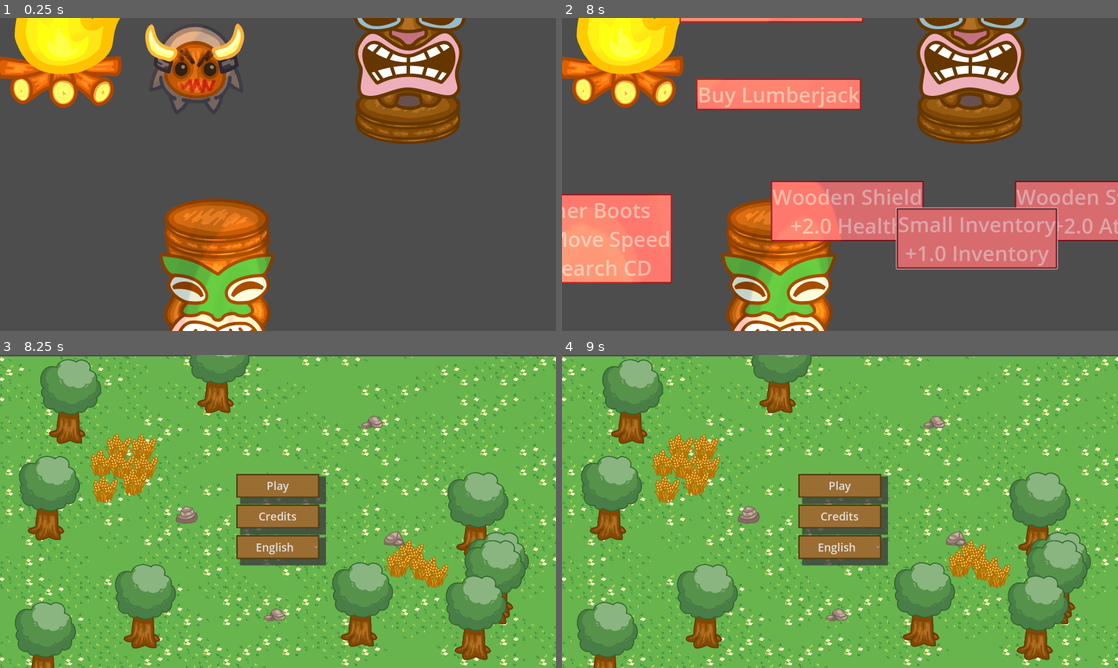
Above: before the commit, frames 1-4 (two rows, left to right).
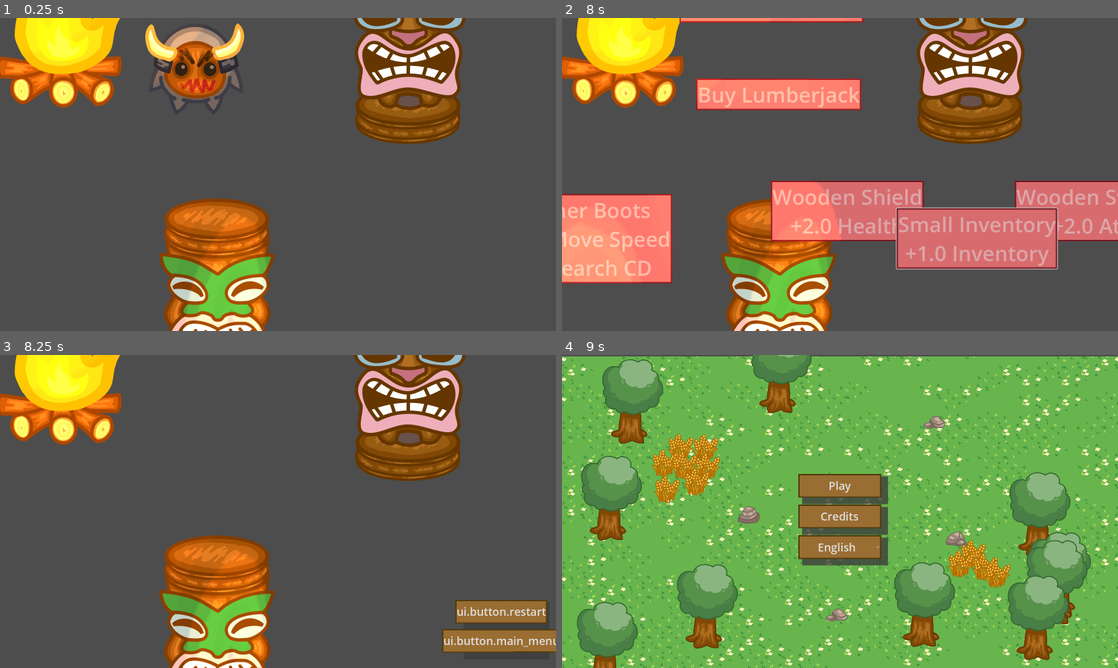
Above: after the commit, the same moments.

Repository: Kayno0o/gwj-86-godot
Game: Godot game, scene res://stages/tests/test_enemy_attack_totem.tscn
The game is run twice, just before and just after one commit, with the same random seed, the same clock (stepped at 60 frames per second) and the same inputs. This scene is started directly instead of the project's main scene.
Inputs (mouse positions are in pixels of both pictures, inside the frame that each line leads up to):
- Up to frame 1 (0.25 s): no input
- Up to frame 2 (8 s): tap Enter at 0.5, 4.25, 5.75 s; move the mouse to (623, 77) at 0.52 s; hold Right (go right) 0.53-1.28 s; tap K every 0.75 s from 0.6 to 7.35 s; click (623, 77) at 0.67 s; move the mouse to (778, 302) at 1.27 s; hold Down (go down) 1.28-2.03 s; click (778, 302) at 1.42 s; move the mouse to (967, 43) at 2.02 s; hold Right (go right) 2.03-2.78 s; click (967, 43) at 2.17 s; move the mouse to (812, 237) at 2.77 s; hold Up (go up) 2.78-3.53 s; click (812, 237) at 2.92 s; tap Space at 3.5, 5, 6.5 s; move the mouse to (1006, 221) at 3.52 s; hold Left (go left) 3.53-5.03 s; click (1006, 221) at 3.67 s; move the mouse to (673, 127) at 4.27 s; click (673, 127) at 4.42 s; move the mouse to (867, 174) at 5.02 s; hold Down (go down) 5.03-5.78 s; click (867, 174) at 5.17 s; move the mouse to (756, 96) at 5.77 s; hold Right (go right) 5.78-6.53 s; click (756, 96) at 5.92 s; move the mouse to (962, 158) at 6.52 s; hold Up (go up) 6.53-7.28 s; click (962, 158) at 6.67 s; move the mouse to (728, 190) at 7.27 s; hold Right (go right) from 7.28 s (still down); click (728, 190) at 7.42 s
- Up to frame 3 (8.25 s): move the mouse to (333, 442) at 8.02 s; release Right (go right) at 8.03 s; hold Down (go down) from 8.03 s (still down); tap K at 8.1 s; click (333, 442) at 8.17 s
- Up to frame 4 (9 s): release Down (go down) at 8.75 s; click (1062, 639) at 8.75 s, where only the run after the commit has a clickable "ui.button.main_menu"

Frames 1-2 are identical in both runs. In frame 3, 98% of the frame differs, in the area x 0-100%, y 0-100%; in frame 4, nothing differs.

Commit message:
feat:Death_screen
added death_screen

Diff:
--- /dev/null
+++ b/Ui/death_screen/death_screen.gd
@@ -0,0 +1,13 @@
+extends CanvasLayer
+
+func _ready() -> void:
+	for node in get_tree().get_nodes_in_group("interactable") :
+		node.visible = false
+
+
+func _on_main_menu_pressed() -> void:
+	get_tree().change_scene_to_file("res://stages/main_menu/main_menu.tscn")
+
+
+func _on_restart_pressed() -> void:
+	get_tree().reload_current_scene()
--- /dev/null
+++ b/Ui/death_screen/death_screen.tscn
@@ -0,0 +1,81 @@
+[gd_scene load_steps=3 format=3 uid="uid://cxo4lip2se728"]
+
+[ext_resource type="Script" uid="uid://qsu6q0yyijsf" path="res://Ui/death_screen/death_screen.gd" id="1_01e2f"]
+[ext_resource type="Theme" path="res://Ui/textures/theme.tres" id="1_qlxye"]
+
+[node name="DeathScreen" type="CanvasLayer"]
+layer = 500
+script = ExtResource("1_01e2f")
+
+[node name="main_menu" type="Button" parent="." groups=["main_button"]]
+top_level = true
+z_index = 5
+anchors_preset = 8
+anchor_left = 0.5
+anchor_top = 0.5
+anchor_right = 0.5
+anchor_bottom = 0.5
+offset_left = 523.0
+offset_top = 338.0
+offset_right = 762.5
+offset_bottom = 406.5
+grow_horizontal = 2
+grow_vertical = 2
+theme = ExtResource("1_qlxye")
+theme_override_font_sizes/font_size = 32
+text = "ui.button.main_menu"
+
+[node name="ColorRect" type="ColorRect" parent="main_menu"]
+z_index = -1
+layout_mode = 1
+anchors_preset = 8
+anchor_left = 0.5
+anchor_top = 0.5
+anchor_right = 0.5
+anchor_bottom = 0.5
+offset_left = -109.0
+offset_top = -27.25
+offset_right = 138.0
+offset_bottom = 52.75
+grow_horizontal = 2
+grow_vertical = 2
+mouse_filter = 2
+color = Color(0.23921569, 0.23921569, 0.23921569, 0.8039216)
+
+[node name="restart" type="Button" parent="." groups=["main_button"]]
+top_level = true
+z_index = 5
+anchors_preset = 8
+anchor_left = 0.5
+anchor_top = 0.5
+anchor_right = 0.5
+anchor_bottom = 0.5
+offset_left = 523.0
+offset_top = 254.0
+offset_right = 762.5
+offset_bottom = 322.5
+grow_horizontal = 2
+grow_vertical = 2
+theme = ExtResource("1_qlxye")
+theme_override_font_sizes/font_size = 32
+text = "ui.button.restart"
+
+[node name="ColorRect" type="ColorRect" parent="restart"]
+z_index = -1
+layout_mode = 1
+anchors_preset = 8
+anchor_left = 0.5
+anchor_top = 0.5
+anchor_right = 0.5
+anchor_bottom = 0.5
+offset_left = -109.0
+offset_top = -27.25
+offset_right = 138.0
+offset_bottom = 52.75
+grow_horizontal = 2
+grow_vertical = 2
+mouse_filter = 2
+color = Color(0.23921569, 0.23921569, 0.23921569, 0.8039216)
+
+[connection signal="pressed" from="main_menu" to="." method="_on_main_menu_pressed"]
+[connection signal="pressed" from="restart" to="." method="_on_restart_pressed"]
--- a/props/totem/totem.gd
+++ b/props/totem/totem.gd
@@ -41,8 +41,10 @@
 func _on_death():
 	# TODO totem death
 	TargetManager.unregister_target(self, [target_type])
+	var death_screen = preload("res://Ui/death_screen/death_screen.tscn").instantiate()
+	$"..".add_child(death_screen)
+	print_debug("death")
 	queue_free()
-	get_tree().change_scene_to_packed(preload("res://stages/main_menu/main_menu.tscn"))
 
 func _on_area_2d_input_event(_viewport: Node, event: InputEvent, _shape_idx: int) -> void:
 	if event is InputEventMouseButton:
--- a/props/totem/totem.tscn
+++ b/props/totem/totem.tscn
@@ -109,7 +109,7 @@
 shadow_color = Color(0, 0, 0, 1)
 texture = ExtResource("21_wn2fh")
 
-[node name="Area2D" type="Area2D" parent="fire"]
+[node name="Area2D" type="Area2D" parent="fire" groups=["interactable"]]
 
 [node name="CollisionShape2D" type="CollisionShape2D" parent="fire/Area2D"]
 shape = SubResource("CircleShape2D_waqct")
@@ -121,7 +121,7 @@
 position = Vector2(0, -604)
 script = ExtResource("1_7ndw4")
 
-[node name="Area2D" type="Area2D" parent="Totem"]
+[node name="Area2D" type="Area2D" parent="Totem" groups=["interactable"]]
 collision_mask = 0
 
 [node name="CollisionShape2D" type="CollisionShape2D" parent="Totem/Area2D"]
@@ -220,7 +220,7 @@
 })
 totem_type = 2
 
-[node name="RedSkillTree" type="Control" parent="redtotem"]
+[node name="RedSkillTree" type="Control" parent="redtotem" groups=["interactable"]]
 z_index = 500
 layout_mode = 3
 anchors_preset = 7
@@ -461,7 +461,7 @@
 })
 totem_type = 3
 
-[node name="BlueSkillTree" type="Control" parent="bluetotem"]
+[node name="BlueSkillTree" type="Control" parent="bluetotem" groups=["interactable"]]
 z_index = 500
 layout_mode = 3
 anchors_preset = 7
@@ -666,7 +666,7 @@
 })
 totem_type = 4
 
-[node name="OrangeSkillTree" type="Control" parent="orangetotem"]
+[node name="OrangeSkillTree" type="Control" parent="orangetotem" groups=["interactable"]]
 z_index = 500
 layout_mode = 3
 anchors_preset = 7
@@ -864,7 +864,7 @@
 2: 0
 })
 
-[node name="GreenSkillTree" type="Control" parent="greentotem"]
+[node name="GreenSkillTree" type="Control" parent="greentotem" groups=["interactable"]]
 z_index = 500
 layout_mode = 3
 anchors_preset = 7
@@ -1060,7 +1060,7 @@
 })
 totem_type = 1
 
-[node name="BlackSkillTree" type="Control" parent="blacktotem"]
+[node name="BlackSkillTree" type="Control" parent="blacktotem" groups=["interactable"]]
 z_index = 500
 layout_mode = 3
 anchors_preset = 7
@@ -1257,7 +1257,7 @@
 })
 totem_type = 5
 
-[node name="PinkSkillTree" type="Control" parent="pinktotem"]
+[node name="PinkSkillTree" type="Control" parent="pinktotem" groups=["interactable"]]
 z_index = 500
 layout_mode = 3
 anchors_preset = 7
Not shown, added: Ui/death_screen/death_screen.gd.uid
Not shown: 1 places in props/totem/totem.tscn that only renumber resources
